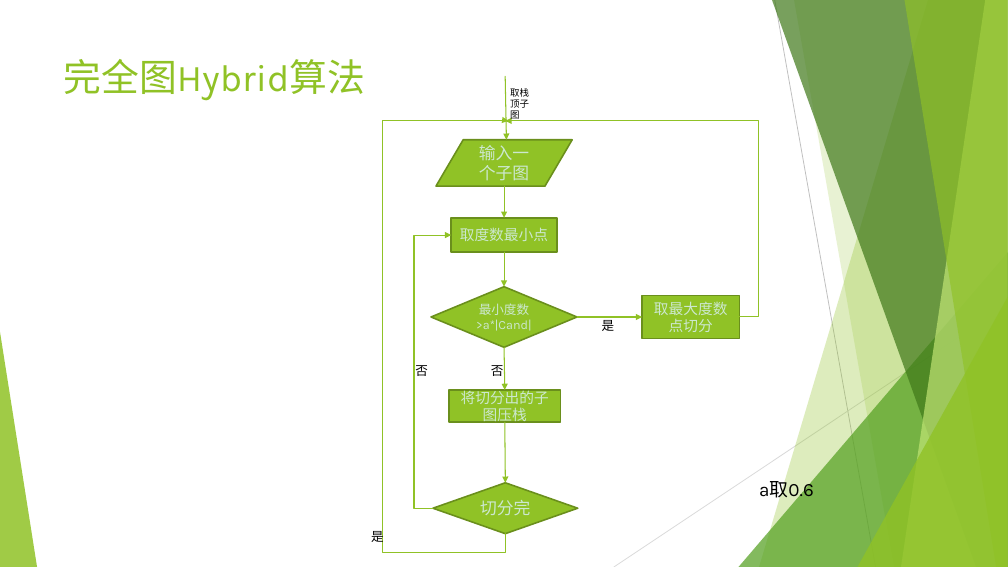
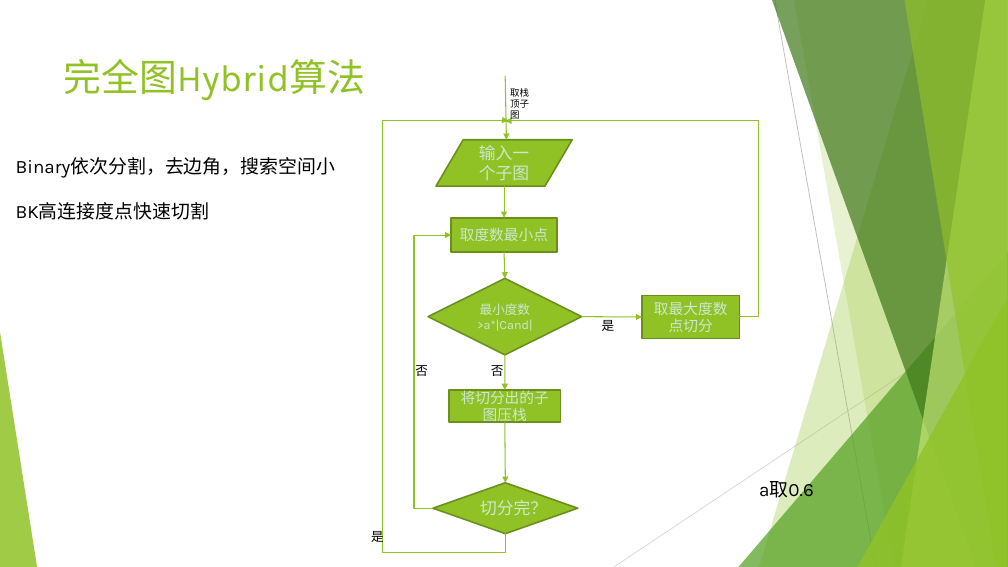
Before and after one commit to youli9056/MyPaper, a slide deck: slide 8 of 开题/大规模数据并行图处理算法与计算平台研究.pptx. Drawn at 1008x567 pixels with LibreOffice and Linux fonts; fonts in the diff are those of the drawing. Boxes give left, top, right and bottom in pixels: in the first picture for what was removed or moved away, otherwise in the second. Text is boxed around its words. In the diff, an @@ line names an element or a change of style, - is before the commit and + after.

```diff
--- a/开题/大规模数据并行图处理算法与计算平台研究.pptx
+++ b/开题/大规模数据并行图处理算法与计算平台研究.pptx
@@ text added at (16, 157, 335, 220), 18 pt, text #000000 @@
+Binary依次分割，去边角，搜索空间小
+BK高连接度点快速切割
@@ arrow moved from (504, 253) - (504, 287) to (504, 253) - (505, 278) @@
@@ diamond "最小度数>a*|Cand|": place and size @@
-diamond "最小度数>a*|Cand|" at (431, 287, 577, 347)
+diamond "最小度数>a*|Cand|" at (428, 278, 582, 355)
@@ arrow moved from (577, 317) - (642, 317) to (582, 317) - (642, 317) @@
@@ arrow moved from (504, 347) - (505, 390) to (505, 355) - (505, 390) @@
@@ text in diamond at (480, 497, 547, 515): text changed @@
-切分完
+切分完？
```
Also in this commit, not shown: 4 other slides changed, 1 slide added, 1 slide removed.
